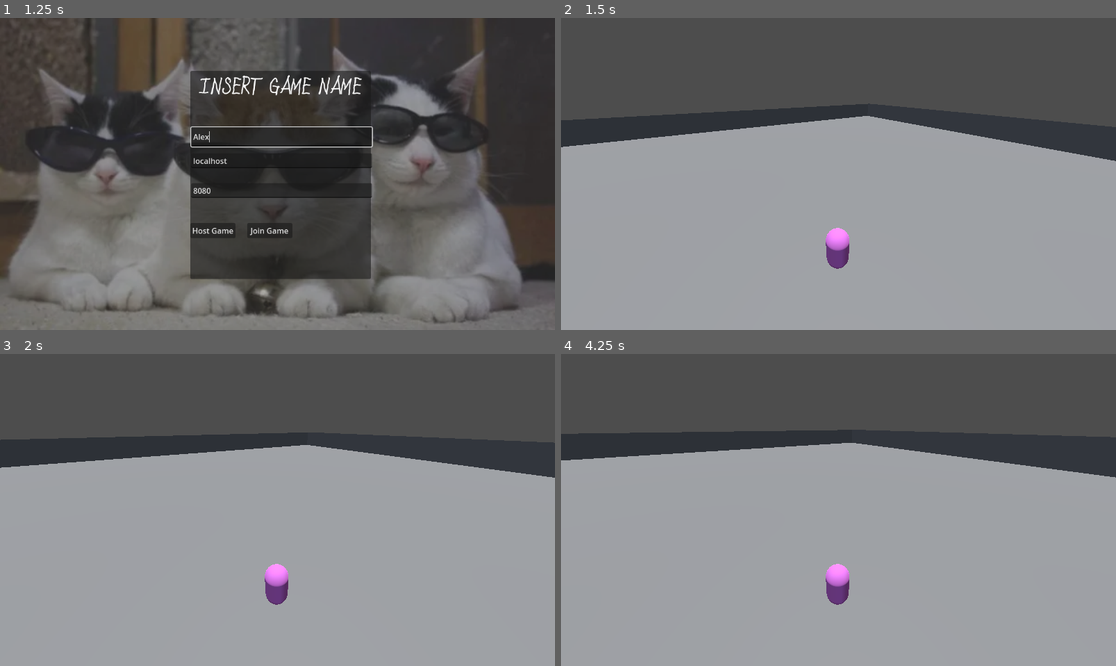
Above: before the commit, frames 1-4 (two rows, left to right).
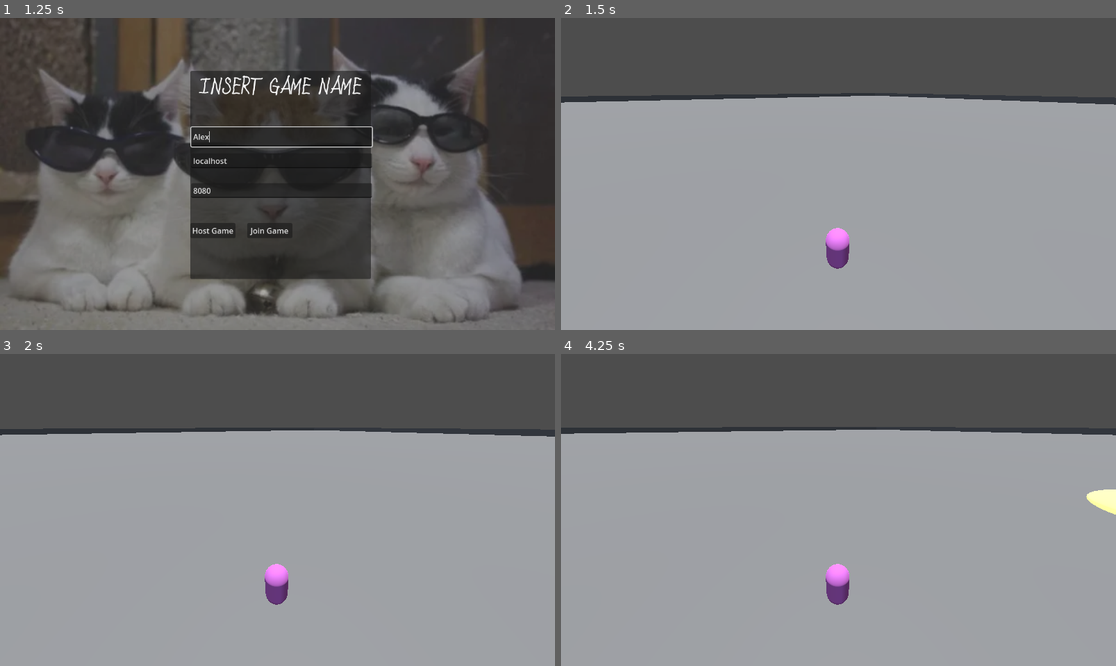
Above: after the commit, the same moments.

Repository: Choipi/ProjectBossRush
Game: Godot game, scene res://Scenes/Main.tscn
The game is run twice, just before and just after one commit, with the same random seed, the same clock (stepped at 60 frames per second) and the same inputs.
Inputs (mouse positions are in pixels of both pictures, inside the frame that each line leads up to):
- Up to frame 1 (1.25 s): click (283, 136) at 0.52 s; type "Alex" at 0.6 s
- Up to frame 2 (1.5 s): click "Host Game" at 1.25 s
- Up to frame 3 (2 s): no input
- Up to frame 4 (4.25 s): hold A (move_right) 2.03-2.78 s; hold S (move_down) 2.78-3.53 s; hold A (move_right) from 3.53 s (still down)

Frame 1 is identical in both runs. In frame 2, 13% of the frame differs, in the area x 0-100%, y 24-46%; in frame 3, 9.7%; in frame 4, 9.4%.

Commit message:
Boss Succesfully spawning on both sides + looking at target

Diff:
--- /dev/null
+++ b/Materials/BossMaterial/TestBossMaterial.tres
@@ -0,0 +1,8 @@
+[gd_resource type="StandardMaterial3D" format=3 uid="uid://cphy46e6l58n5"]
+
+[resource]
+shading_mode = 0
+specular_mode = 2
+albedo_color = Color(0.53, 0, 0, 1)
+refraction_enabled = true
+disable_receive_shadows = true
--- a/Scenes/GameScene.tscn
+++ b/Scenes/GameScene.tscn
@@ -1,14 +1,19 @@
-[gd_scene load_steps=3 format=3 uid="uid://dryepopei2s6t"]
+[gd_scene load_steps=4 format=3 uid="uid://dryepopei2s6t"]
 
 [ext_resource type="PackedScene" uid="uid://cq7e3jfwyxq7k" path="res://Scenes/environnement.tscn" id="1_2wl7v"]
 [ext_resource type="Script" uid="uid://mam0t14bowyl" path="res://Scripts/game_scene.gd" id="1_4bvgx"]
+[ext_resource type="PackedScene" uid="uid://cf521uvpwjhja" path="res://Scenes/boss_spawner.tscn" id="3_3mbwn"]
 
 [node name="GameScene" type="Node3D"]
 transform = Transform3D(4.66229, 0, 0, 0, 1, 0, 0, 0, 4.83592, 0, 0, 0)
 script = ExtResource("1_4bvgx")
 
+[node name="MultiplayerSpawner" type="MultiplayerSpawner" parent="."]
+_spawnable_scenes = PackedStringArray("uid://csex40yx82c7l", "uid://b6u8sumqq6yf5", "uid://bxe2id32cgasa")
+spawn_path = NodePath(".")
+
 [node name="Environnement" parent="." instance=ExtResource("1_2wl7v")]
 
-[node name="MultiplayerSpawner" type="MultiplayerSpawner" parent="."]
-_spawnable_scenes = PackedStringArray("uid://csex40yx82c7l")
-spawn_path = NodePath(".")
+[node name="BossSpawner" parent="." node_paths=PackedStringArray("spawner_node") instance=ExtResource("3_3mbwn")]
+transform = Transform3D(51.0641, 0, 0, 0, 1, 0, 0, 0, 54.5345, 22.3948, 2.28882e-05, 20.9744)
+spawner_node = NodePath("../MultiplayerSpawner")
--- a/Scenes/Player.tscn
+++ b/Scenes/Player.tscn
@@ -23,7 +23,7 @@
 properties/0/spawn = true
 properties/0/replication_mode = 1
 
-[node name="Player" type="CharacterBody3D"]
+[node name="Player" type="CharacterBody3D" groups=["Player"]]
 floor_stop_on_slope = false
 script = ExtResource("1_rpqav")
 
--- /dev/null
+++ b/Scenes/aoe_attack.tscn
@@ -0,0 +1,138 @@
+[gd_scene load_steps=9 format=3 uid="uid://bxe2id32cgasa"]
+
+[ext_resource type="Script" uid="uid://lilu71ualpig" path="res://aoe_attack.gd" id="1_v5u3v"]
+
+[sub_resource type="TorusMesh" id="TorusMesh_83822"]
+inner_radius = 0.8
+outer_radius = 0.734
+
+[sub_resource type="StandardMaterial3D" id="StandardMaterial3D_v5u3v"]
+shading_mode = 0
+albedo_color = Color(1, 0, 0, 1)
+
+[sub_resource type="CylinderShape3D" id="CylinderShape3D_v5u3v"]
+height = 1.0
+radius = 0.6
+
+[sub_resource type="CylinderShape3D" id="CylinderShape3D_83822"]
+height = 1.0
+radius = 0.63
+
+[sub_resource type="Animation" id="Animation_v5u3v"]
+resource_name = "Growing"
+length = 4.0
+tracks/0/type = "value"
+tracks/0/imported = false
+tracks/0/enabled = true
+tracks/0/path = NodePath("MeshInstance3D:scale")
+tracks/0/interp = 1
+tracks/0/loop_wrap = true
+tracks/0/keys = {
+"times": PackedFloat32Array(0, 4),
+"transitions": PackedFloat32Array(1, 4.59479),
+"update": 0,
+"values": [Vector3(1, 0.1, 1), Vector3(5, 0.1, 5)]
+}
+tracks/1/type = "value"
+tracks/1/imported = false
+tracks/1/enabled = true
+tracks/1/path = NodePath("MeshInstance3D:mesh:outer_radius")
+tracks/1/interp = 1
+tracks/1/loop_wrap = true
+tracks/1/keys = {
+"times": PackedFloat32Array(0, 4),
+"transitions": PackedFloat32Array(1, 3.13834),
+"update": 0,
+"values": [0.734, 0.785]
+}
+tracks/2/type = "value"
+tracks/2/imported = false
+tracks/2/enabled = true
+tracks/2/path = NodePath("MeshInstance3D/Area3D/InnerRadius:shape:radius")
+tracks/2/interp = 1
+tracks/2/loop_wrap = true
+tracks/2/keys = {
+"times": PackedFloat32Array(0, 4),
+"transitions": PackedFloat32Array(1, 1),
+"update": 0,
+"values": [0.59, 0.63]
+}
+
+[sub_resource type="Animation" id="Animation_83822"]
+length = 0.001
+tracks/0/type = "value"
+tracks/0/imported = false
+tracks/0/enabled = true
+tracks/0/path = NodePath("MeshInstance3D:scale")
+tracks/0/interp = 1
+tracks/0/loop_wrap = true
+tracks/0/keys = {
+"times": PackedFloat32Array(0),
+"transitions": PackedFloat32Array(1),
+"update": 0,
+"values": [Vector3(1, 0.1, 1)]
+}
+tracks/1/type = "value"
+tracks/1/imported = false
+tracks/1/enabled = true
+tracks/1/path = NodePath("MeshInstance3D:mesh:outer_radius")
+tracks/1/interp = 1
+tracks/1/loop_wrap = true
+tracks/1/keys = {
+"times": PackedFloat32Array(0),
+"transitions": PackedFloat32Array(1),
+"update": 0,
+"values": [0.734]
+}
+tracks/2/type = "value"
+tracks/2/imported = false
+tracks/2/enabled = true
+tracks/2/path = NodePath("MeshInstance3D/Area3D/InnerRadius:shape:radius")
+tracks/2/interp = 1
+tracks/2/loop_wrap = true
+tracks/2/keys = {
+"times": PackedFloat32Array(0),
+"transitions": PackedFloat32Array(1),
+"update": 0,
+"values": [0.63]
+}
+
+[sub_resource type="AnimationLibrary" id="AnimationLibrary_8inbw"]
+_data = {
+&"Growing": SubResource("Animation_v5u3v"),
+&"RESET": SubResource("Animation_83822")
+}
+
+[node name="Aoe" type="Node3D"]
+script = ExtResource("1_v5u3v")
+
+[node name="LifeTime" type="Timer" parent="."]
+wait_time = 4.0
+one_shot = true
+autostart = true
+
+[node name="MeshInstance3D" type="MeshInstance3D" parent="."]
+transform = Transform3D(1, 0, 0, 0, 0.1, 0, 0, 0, 1, 0, 0, 0)
+mesh = SubResource("TorusMesh_83822")
+surface_material_override/0 = SubResource("StandardMaterial3D_v5u3v")
+
+[node name="Area3D" type="Area3D" parent="MeshInstance3D"]
+transform = Transform3D(1.923, 0, 0, 0, 1, 0, 0, 0, 1.923, 0, 0.00658244, 0)
+
+[node name="OuterRadius" type="CollisionShape3D" parent="MeshInstance3D/Area3D"]
+transform = Transform3D(0.702478, 0, 0, 0, 0.702476, 0, 0, 0, 0.702478, 0, 0, 0)
+shape = SubResource("CylinderShape3D_v5u3v")
+debug_color = Color(0.176, 0.96, 0, 1)
+
+[node name="InnerRadius" type="CollisionShape3D" parent="MeshInstance3D/Area3D"]
+transform = Transform3D(0.643326, 0, 0, 0, 0.643326, 0, 0, 0, 0.643326, 0, 0, 0)
+shape = SubResource("CylinderShape3D_83822")
+debug_color = Color(0.176, 0.96, 0, 1)
+
+[node name="AnimationPlayer" type="AnimationPlayer" parent="."]
+libraries = {
+&"": SubResource("AnimationLibrary_8inbw")
+}
+autoplay = "Growing"
+
+[connection signal="timeout" from="LifeTime" to="." method="_on_life_time_timeout"]
--- /dev/null
+++ b/Scenes/boss.tscn
@@ -0,0 +1,109 @@
+[gd_scene load_steps=12 format=3 uid="uid://b6u8sumqq6yf5"]
+
+[ext_resource type="Material" uid="uid://cphy46e6l58n5" path="res://Materials/BossMaterial/TestBossMaterial.tres" id="1_0154r"]
+[ext_resource type="Script" uid="uid://wbsn2n4eg8qm" path="res://Scripts/bossAttempt.gd" id="1_wwfse"]
+
+[sub_resource type="SphereShape3D" id="SphereShape3D_wwfse"]
+
+[sub_resource type="SphereMesh" id="SphereMesh_cxrok"]
+material = ExtResource("1_0154r")
+
+[sub_resource type="StandardMaterial3D" id="StandardMaterial3D_ukjjc"]
+shading_mode = 0
+specular_mode = 2
+albedo_color = Color(0, 0, 0, 1)
+refraction_enabled = true
+disable_receive_shadows = true
+
+[sub_resource type="PrismMesh" id="PrismMesh_n725y"]
+material = SubResource("StandardMaterial3D_ukjjc")
+
+[sub_resource type="SceneReplicationConfig" id="SceneReplicationConfig_mh6p8"]
+properties/0/path = NodePath(".:position")
+properties/0/spawn = true
+properties/0/replication_mode = 1
+properties/1/path = NodePath(".:rotation")
+properties/1/spawn = true
+properties/1/replication_mode = 1
+
+[sub_resource type="Animation" id="Animation_qtle2"]
+resource_name = "Idling"
+length = 4.0
+loop_mode = 1
+tracks/0/type = "value"
+tracks/0/imported = false
+tracks/0/enabled = true
+tracks/0/path = NodePath("BossModel:position")
+tracks/0/interp = 1
+tracks/0/loop_wrap = true
+tracks/0/keys = {
+"times": PackedFloat32Array(-0.0333333, 1.5, 4),
+"transitions": PackedFloat32Array(-2, 0.5, -0.000280442),
+"update": 0,
+"values": [Vector3(0, 0, 0), Vector3(0, 1, 0), Vector3(0, 0, 0)]
+}
+
+[sub_resource type="Animation" id="Animation_yq25j"]
+length = 0.001
+tracks/0/type = "value"
+tracks/0/imported = false
+tracks/0/enabled = true
+tracks/0/path = NodePath("BossModel:position")
+tracks/0/interp = 1
+tracks/0/loop_wrap = true
+tracks/0/keys = {
+"times": PackedFloat32Array(0),
+"transitions": PackedFloat32Array(1),
+"update": 0,
+"values": [Vector3(0, 0, 0)]
+}
+
+[sub_resource type="AnimationLibrary" id="AnimationLibrary_odcco"]
+_data = {
+&"Idling": SubResource("Animation_qtle2"),
+&"RESET": SubResource("Animation_yq25j")
+}
+
+[sub_resource type="CylinderShape3D" id="CylinderShape3D_wwfse"]
+
+[node name="Boss" type="Node3D"]
+transform = Transform3D(1.00029, 0, 0, 0, 1.00029, 0, 0, 0, 1.00029, 0, 0, 0)
+script = ExtResource("1_wwfse")
+
+[node name="BossModel" type="CharacterBody3D" parent="."]
+
+[node name="CollisionShape3D" type="CollisionShape3D" parent="BossModel"]
+transform = Transform3D(3.34224, 0, 0, 0, 3.34224, 0, 0, 0, 3.34224, 0, 0, 0)
+shape = SubResource("SphereShape3D_wwfse")
+
+[node name="MeshInstance3D" type="MeshInstance3D" parent="BossModel"]
+transform = Transform3D(3.05698, 0, 0, 0, 3.05698, 0, 0, 0, 3.05698, 0, 0, 0)
+mesh = SubResource("SphereMesh_cxrok")
+
+[node name="MeshInstance3D2" type="MeshInstance3D" parent="BossModel"]
+transform = Transform3D(-1, -8.74228e-08, 3.82137e-15, 0, -4.37114e-08, -1, 8.74228e-08, -1, 4.37114e-08, -0.00134572, 0.0102531, -1.66142)
+mesh = SubResource("PrismMesh_n725y")
+
+[node name="MultiplayerSynchronizer" type="MultiplayerSynchronizer" parent="."]
+replication_config = SubResource("SceneReplicationConfig_mh6p8")
+
+[node name="AnimationPlayer" type="AnimationPlayer" parent="."]
+libraries = {
+&"": SubResource("AnimationLibrary_odcco")
+}
+autoplay = "Idling"
+
+[node name="DelayBeforeAttack" type="Timer" parent="."]
+
+[node name="AttackOrigin" type="Marker3D" parent="."]
+transform = Transform3D(1, 0, 0, 0, 1, 0, 0, 0, 1, 0, -1.76182, 0)
+
+[node name="Area3D" type="Area3D" parent="."]
+transform = Transform3D(0.462208, 0, 0, 0, 1.51889, 0, 0, 0, 0.462208, 0, 0, 0)
+
+[node name="AggroRange" type="CollisionShape3D" parent="Area3D"]
+transform = Transform3D(72.4933, 0, 0, 0, 3.0829, 0, 0, 0, 74.4978, 0, 0, 0)
+shape = SubResource("CylinderShape3D_wwfse")
+
+[connection signal="body_entered" from="Area3D" to="." method="_on_area_3d_body_entered"]
+[connection signal="body_exited" from="Area3D" to="." method="_on_area_3d_body_exited"]
--- /dev/null
+++ b/Scenes/boss_spawner.gd
@@ -0,0 +1,18 @@
+extends Area3D
+
+@export var spawner_node: MultiplayerSpawner
+@export var Boss_to_spawn: PackedScene
+# Called when the node enters the scene tree for the first time.
+
+
+func _on_spawning_zone_body_entered(body: Node3D) -> void:
+	if body.is_in_group("Player"):
+		if is_multiplayer_authority():
+			print("trying to spawn boss")
+			spawn_boss(Boss_to_spawn)
+			queue_free()
+
+func spawn_boss(boss):
+	var boss_node = boss.instantiate()
+	boss_node.position = Vector3(10,2,10)
+	spawner_node.add_child(boss_node,true)
--- /dev/null
+++ b/Scenes/boss_spawner.tscn
@@ -0,0 +1,17 @@
+[gd_scene load_steps=4 format=3 uid="uid://cf521uvpwjhja"]
+
+[ext_resource type="Script" uid="uid://okvdknphuh36" path="res://Scenes/boss_spawner.gd" id="1_ifrts"]
+[ext_resource type="PackedScene" uid="uid://b6u8sumqq6yf5" path="res://Scenes/boss.tscn" id="2_rpsua"]
+
+[sub_resource type="CylinderShape3D" id="CylinderShape3D_4bvgx"]
+
+[node name="BossSpawner" type="Area3D" node_paths=PackedStringArray("spawner_node")]
+transform = Transform3D(51.0641, 0, 0, 0, 1, 0, 0, 0, 54.5345, 0, 0, 0)
+script = ExtResource("1_ifrts")
+spawner_node = NodePath("")
+Boss_to_spawn = ExtResource("2_rpsua")
+
+[node name="CollisionShape3D" type="CollisionShape3D" parent="."]
+shape = SubResource("CylinderShape3D_4bvgx")
+
+[connection signal="body_entered" from="." to="." method="_on_spawning_zone_body_entered"]
--- a/Scenes/environnement.tscn
+++ b/Scenes/environnement.tscn
@@ -6,6 +6,15 @@
 
 [sub_resource type="ConcavePolygonShape3D" id="ConcavePolygonShape3D_v21bx"]
 data = PackedVector3Array(-0.5, 0.5, 0.5, 0.5, 0.5, 0.5, -0.5, -0.5, 0.5, 0.5, 0.5, 0.5, 0.5, -0.5, 0.5, -0.5, -0.5, 0. …(500 unchanged characters)…
+
+[sub_resource type="SphereMesh" id="SphereMesh_v21bx"]
+
+[sub_resource type="StandardMaterial3D" id="StandardMaterial3D_gkag5"]
+transparency = 1
+blend_mode = 1
+albedo_color = Color(0.683333, 1, 0, 1)
+emission_enabled = true
+emission = Color(0.683333, 1, 0, 1)
 
 [sub_resource type="ProceduralSkyMaterial" id="ProceduralSkyMaterial_sq4r6"]
 
@@ -20,7 +29,7 @@
 [node name="Environnement" type="Node3D"]
 
 [node name="Terrain" type="Node3D" parent="."]
-transform = Transform3D(3, 0, 0, 0, 3, 0, 0, 0, 3, 0, -2.95173, 0)
+transform = Transform3D(15.893, 0, 0, 0, 3, 0, 0, 0, 15.5497, 0, -2.95173, 0)
 
 [node name="Wall" type="MeshInstance3D" parent="Terrain"]
 transform = Transform3D(-4.37114e-08, 1, 0, -1, -4.37114e-08, 0, 0, 0, 3.99, -3.971, 1, 0)
@@ -48,6 +57,18 @@
 [node name="CollisionShape3D" type="CollisionShape3D" parent="Terrain/MeshInstance3D/StaticBody3D"]
 shape = SubResource("ConcavePolygonShape3D_v21bx")
 
+[node name="Light" type="MeshInstance3D" parent="Terrain"]
+transform = Transform3D(0.103496, 0, 0, 0, -0.584163, 0, 0, 0, 0.0870271, 0.236209, 0.659153, 0.17047)
+cast_shadow = 0
+mesh = SubResource("SphereMesh_v21bx")
+surface_material_override/0 = SubResource("StandardMaterial3D_gkag5")
+
+[node name="OmniLight3D" type="OmniLight3D" parent="Terrain/Light"]
+transform = Transform3D(0.607955, 0, 0, 0, 0.570617, 0, 0, 0, 0.738964, -0.0116482, -0.0322331, 0.00178146)
+light_color = Color(0.683333, 1, 0, 1)
+light_energy = 500.0
+omni_range = 1.962
+
 [node name="WorldEnvironment" type="WorldEnvironment" parent="."]
 environment = SubResource("Environment_wfkdt")
 
--- /dev/null
+++ b/Scripts/bossAttempt.gd
@@ -0,0 +1,46 @@
+extends Node3D
+
+@onready var attack_Spawn = $AttackOrigin
+@onready var aoe_attack = preload("res://Scenes/aoe_attack.tscn")
+
+@export var players_in_range: Array[PlayerChar] = []
+@export var player_targeted: PlayerChar
+@export var distance_to_target: float
+
+func _ready() -> void:
+	if not multiplayer.is_server():
+		set_physics_process(false)
+
+func _physics_process(delta: float) -> void:
+	selecting_current_target()
+	if player_targeted:
+		look_at(player_targeted.transform.origin, Vector3.UP)
+
+
+func selecting_current_target():
+	if !players_in_range.is_empty():
+		for player in players_in_range:
+			print("distance to ",player.name," : ",player.position.distance_to(position))
+			if !player_targeted:
+				player_targeted = player
+				print("new target :",player.name )
+				return
+			if player.name != player_targeted.name:
+				if player.position.distance_to(position) < player_targeted.position.distance_to(position):
+					distance_to_target = player.position.distance_to(position)
+					player_targeted = player
+					print("new target :",player.name )
+
+
+func _on_area_3d_body_entered(body: Node3D) -> void:
+	print(" body entered : ", body.name)
+	if body.is_in_group("Player"):
+		players_in_range.append(body)
+
+
+func _on_area_3d_body_exited(body: Node3D) -> void:
+	print(" body exited : ", body.name)
+	if body.is_in_group("Player"):
+		players_in_range.erase(body)
+		if player_targeted and  body.name == player_targeted.name:
+			player_targeted = null
--- a/Scripts/game_scene.gd
+++ b/Scripts/game_scene.gd
@@ -1,8 +1,9 @@
 class_name GameManager
 extends Node3D
 
+
 @onready var network : NetworkManager = get_node("/root/Main/NetworkManager")
-
+@onready var boss_attempt = preload("res://Scenes/boss.tscn")
 var player_char_scene = preload("res://Scenes/Player.tscn")
 @onready var spawner = $MultiplayerSpawner
 
@@ -32,3 +33,15 @@
 	char_.position = Vector3(0, 3, 0)
 	spawner.add_child(char_, true)
 	current_characters.append(char_)
+
+
+#func _on_spawning_zone_body_entered(body: Node3D) -> void:
+	#if body.is_in_group("Player"):
+		#if is_multiplayer_authority():
+			#spawn_boss(boss_attempt)
+			#$SpawningZone.queue_free()
+#
+#func spawn_boss(boss):
+	#var boss_node = boss.instantiate()
+	#boss_node.position = Vector3(10,2,10)
+	#spawner.add_child(boss_node,true)
--- a/Scripts/player_input_synch.gd
+++ b/Scripts/player_input_synch.gd
@@ -9,4 +9,4 @@
 		set_physics_process(false)
 
 func _physics_process (delta):
-	move_input = Input.get_vector("move_left", "move_right","move_up","move_down")
+	move_input = Input.get_vector("move_right", "move_left","move_up","move_down")
--- /dev/null
+++ b/aoe_attack.gd
@@ -0,0 +1,8 @@
+extends Node3D
+
+@export var Speed: float
+
+
+
+func _on_life_time_timeout() -> void:
+	queue_free()
--- a/project.godot
+++ b/project.godot
@@ -14,6 +14,10 @@
 run/main_scene="uid://j3o1la2t62ic"
 config/features=PackedStringArray("4.4", "Forward Plus")
 config/icon="res://icon.svg"
+
+[global_group]
+
+Player=""
 
 [input]
 
Not shown, added: Scenes/boss_spawner.gd.uid
Not shown: 1 places in Scenes/environnement.tscn that only renumber resources
Not shown, added: Scripts/bossAttempt.gd.uid
Not shown, added: aoe_attack.gd.uid
Not shown, added: Scenes/aoe_attack.tscn6896671953.tmp
